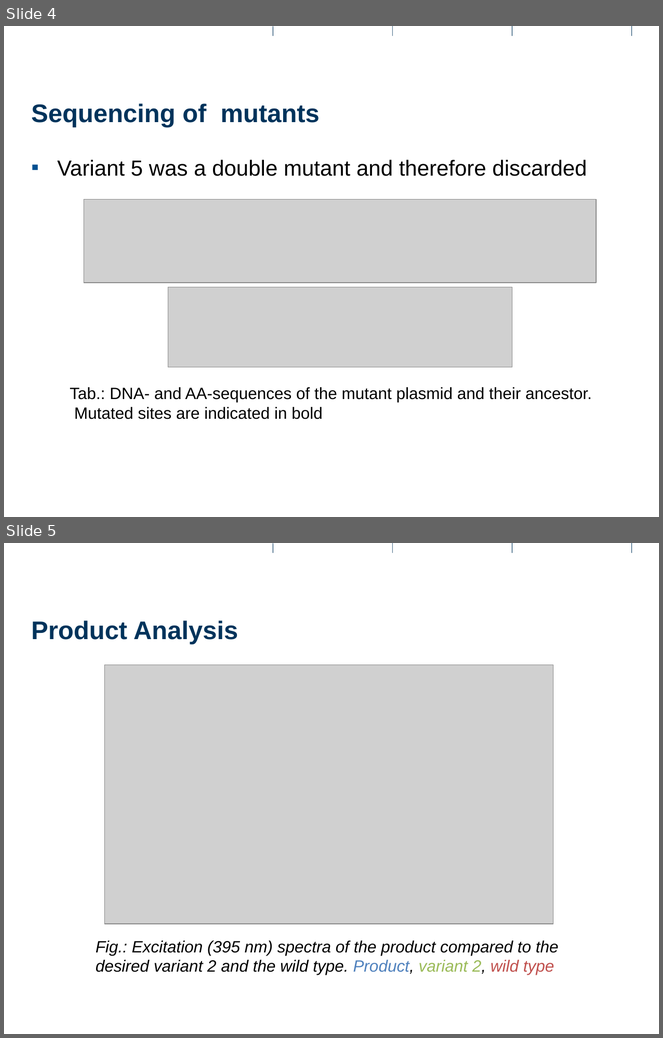
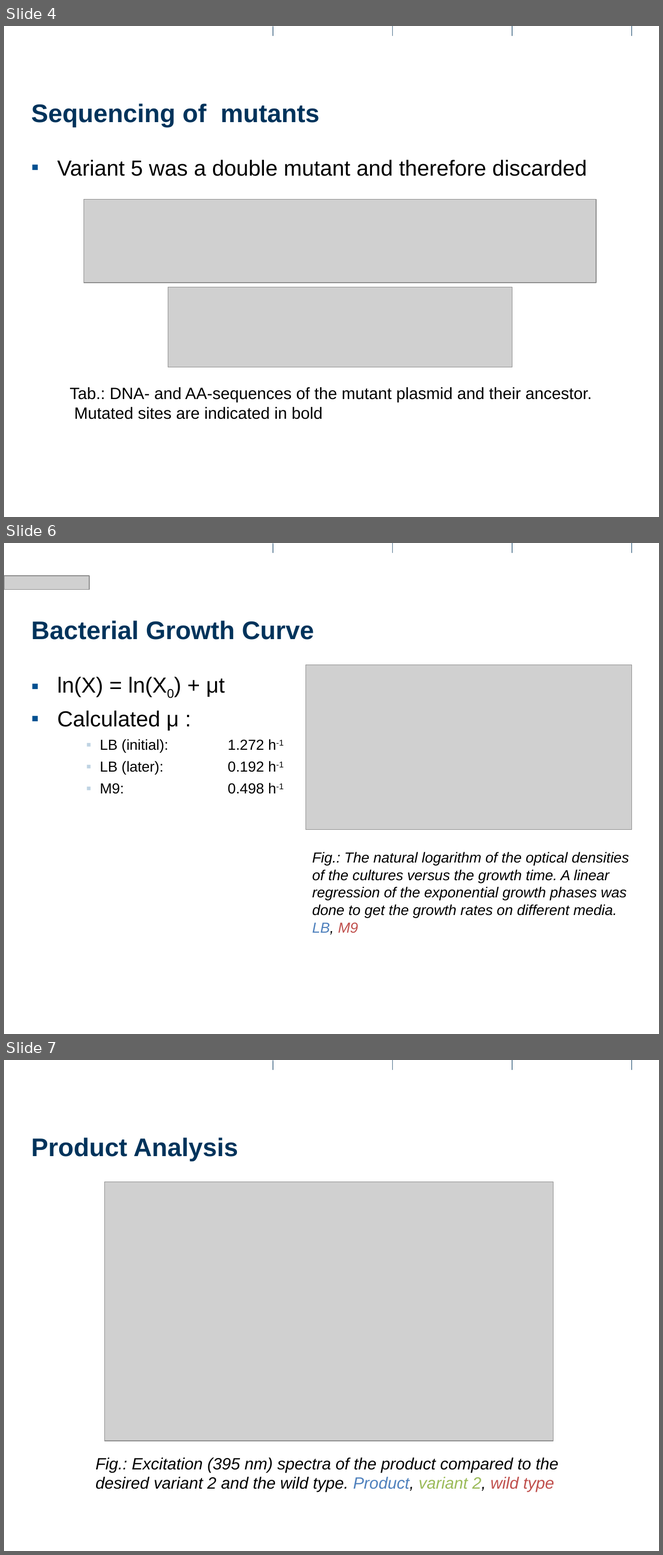
Before and after one commit to Pascal-Stucheli/Lab-Work, a slide deck: Presentation.pptx. Shown one above the other, each under a label of ours: slides 4 and 5 before the commit, slides 4, 6 and 7 after it; the slides between them are not shown. The pictures are 663x1038 and 663x1555 pixels, drawn with LibreOffice and Linux fonts; fonts in the diff are those of the drawing; grey boxes stand for pictures; background and template pictures are left out. Boxes give left, top, right and bottom in pixels: in the first picture for what was removed or moved away, otherwise in the second. Text is boxed around its words. In the diff, an @@ line names an element or a change of style, - is before the commit and + after.

```diff
--- a/Presentation.pptx
+++ b/Presentation.pptx
@@ slide 6 added at (4,543,659,1034), background #FFFFFF; not listed: 6 template elements that a slide beside it also shows @@
@@ picture added at (4,576,89,589) @@
@@ title added at (31,620,314,640), 28 pt, text #00335B, bold @@
+Bacterial Growth Curve
@@ picture added at (306,665,632,830) @@
@@ text added at (57,677,284,794), 16 pt, text #000000 @@
+▪ ln(X) = ln(X0) + μt
+▪ Calculated μ :
+    ▪ LB (initial): 1.272 h-1
+    ▪ LB (later): 0.192 h-1
+    ▪ M9: 0.498 h-1
@@ text added at (312,852,629,935), 16 pt, text #000000, italic @@
+Fig.: The natural logarithm of the optical densities of the cultures versus the growth time. A linear regression of the exponential growth phases was done to get the growth rates on different media. LB, M9
@@ what was slide 5 is now slide 7 @@
```
Also in this commit, not shown: 3 other slides added, 3 other files.
